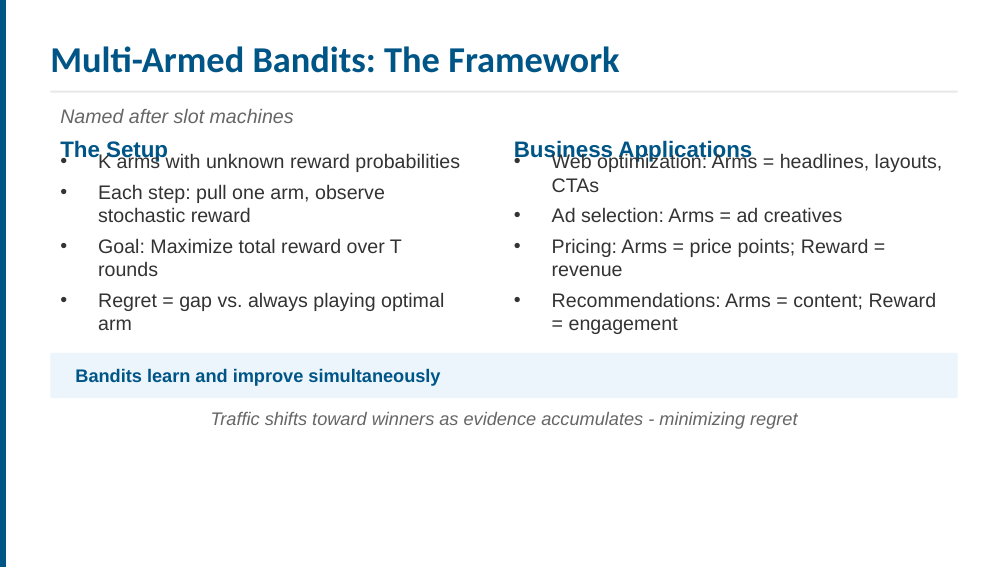
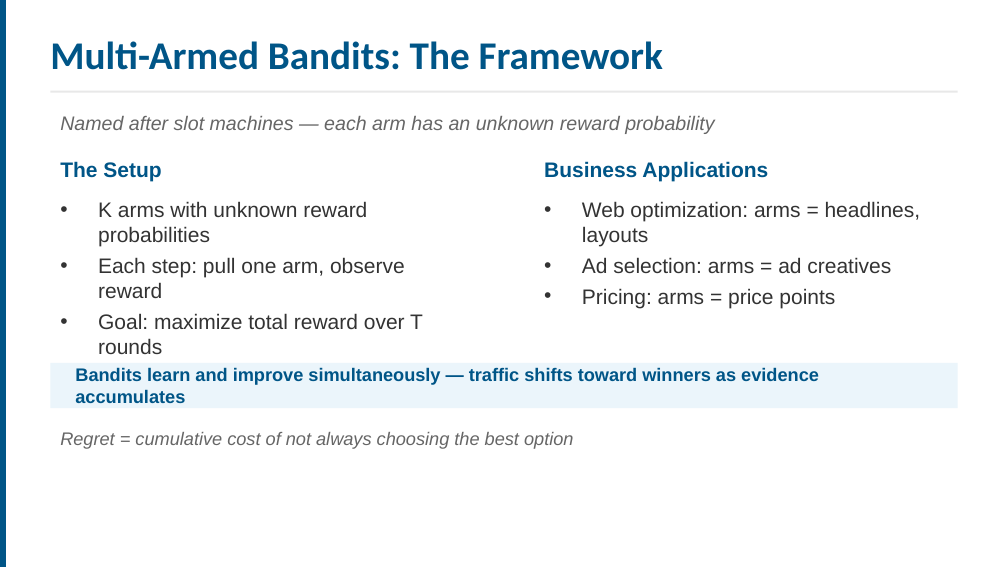
Before and after one commit to ucla-anderson-SSAI/SSAI, a slide deck: slide 6 of Slides/Week4.pptx (slide 10 before the commit). Drawn at 1008x567 pixels with LibreOffice and Linux fonts; fonts in the diff are those of the drawing. Boxes give left, top, right and bottom in pixels: in the first picture for what was removed or moved away, otherwise in the second. Text is boxed around its words. In the diff, an @@ line names an element or a change of style, - is before the commit and + after.

```diff
--- a/Slides/Week4.pptx
+++ b/Slides/Week4.pptx
@@ text "Multi-Armed Bandits: The Framework" at (x1=50, y1=41, x2=663, y2=70): size 26 to 28 pt; vertical alignment middle to top @@
@@ vertical alignment middle to top in 3 elements at (x1=98, y1=201, x2=423, y2=329), (x1=582, y1=201, x2=921, y2=308), (x1=60, y1=116, x2=714, y2=134) @@
@@ text at (x1=60, y1=116, x2=714, y2=134): text changed @@
-Named after slot machines
+Named after slot machines — each arm has an unknown reward probability
@@ text "The Setup" moved from (x1=60, y1=140, x2=168, y2=162) to (x1=60, y1=161, x2=161, y2=181) @@
@@ text "The Setup" at (x1=60, y1=161, x2=161, y2=181): size 16 to 15 pt @@
@@ text "Business Applications" at (x1=544, y1=161, x2=768, y2=181): size 16 to 15 pt @@
@@ text "Business Applications" moved from (x1=514, y1=140, x2=752, y2=162) to (x1=544, y1=161, x2=768, y2=181) @@
@@ text "K arms with unknown reward ..." moved from (x1=98, y1=153, x2=460, y2=311) to (x1=98, y1=201, x2=423, y2=329) @@
@@ text at (x1=98, y1=201, x2=367, y2=247): size 14 to 15 pt in "K arms with unknown reward probabilities"; less space between paragraphs @@
@@ text at (x1=582, y1=201, x2=921, y2=308): text changed; size 14 to 15 pt @@
-• Web optimization: Arms = headlines, layouts, CTAs
-• Ad selection: Arms = ad creatives
-• Pricing: Arms = price points; Reward = revenue
-• Recommendations: Arms = content; Reward = engagement
+• Web optimization: arms = headlines, layouts
+• Ad selection: arms = ad creatives
+• Pricing: arms = price points
@@ text at (x1=98, y1=257, x2=423, y2=329): text changed; size 14 to 15 pt @@
-• Each step: pull one arm, observe stochastic reward
-• Goal: Maximize total reward over T rounds
-• Regret = gap vs. always playing optimal arm
+• Each step: pull one arm, observe reward
+• Goal: maximize total reward over T rounds
@@ rectangle moved from (x1=50, y1=353, x2=958, y2=398) to (x1=50, y1=363, x2=958, y2=408) @@
@@ text at (x1=75, y1=367, x2=819, y2=403): text changed @@
-Bandits learn and improve simultaneously
+Bandits learn and improve simultaneously — traffic shifts toward winners as evidence accumulates
@@ text at (x1=60, y1=432, x2=573, y2=449): text changed @@
-Traffic shifts toward winners as evidence accumulates - minimizing regret
+Regret = cumulative cost of not always choosing the best option
```
Also in this commit, not shown: 20 other slides changed, 19 slides added, 9 slides removed, 27 other files.
